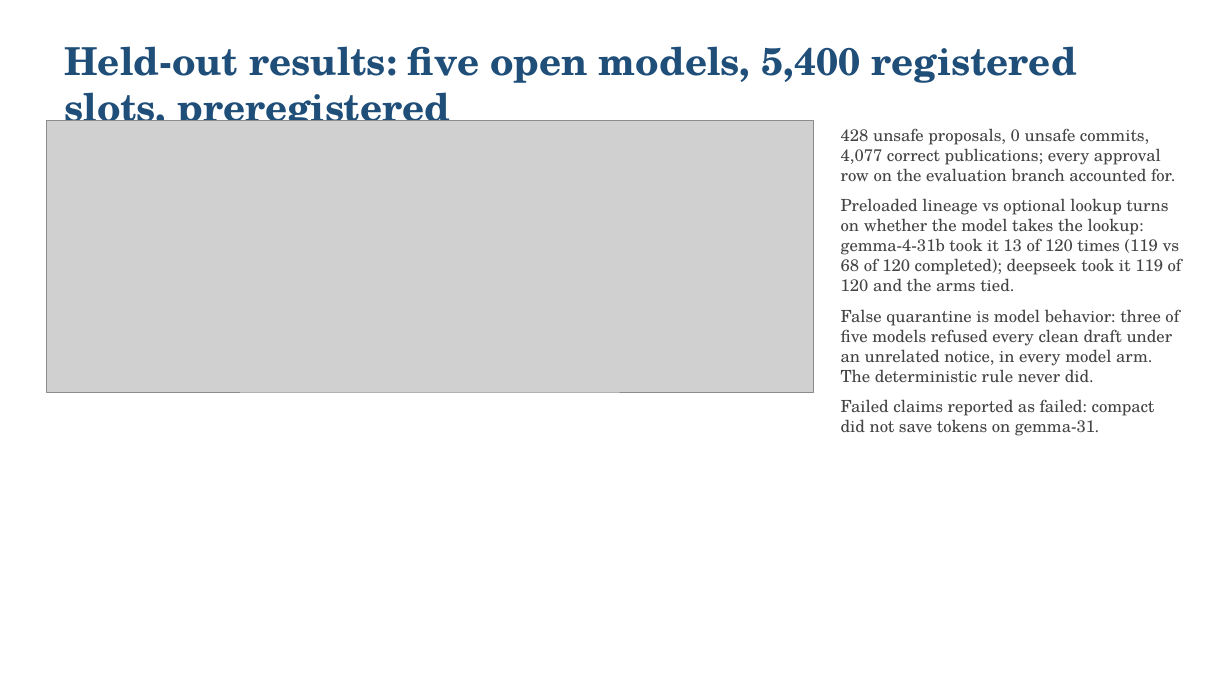
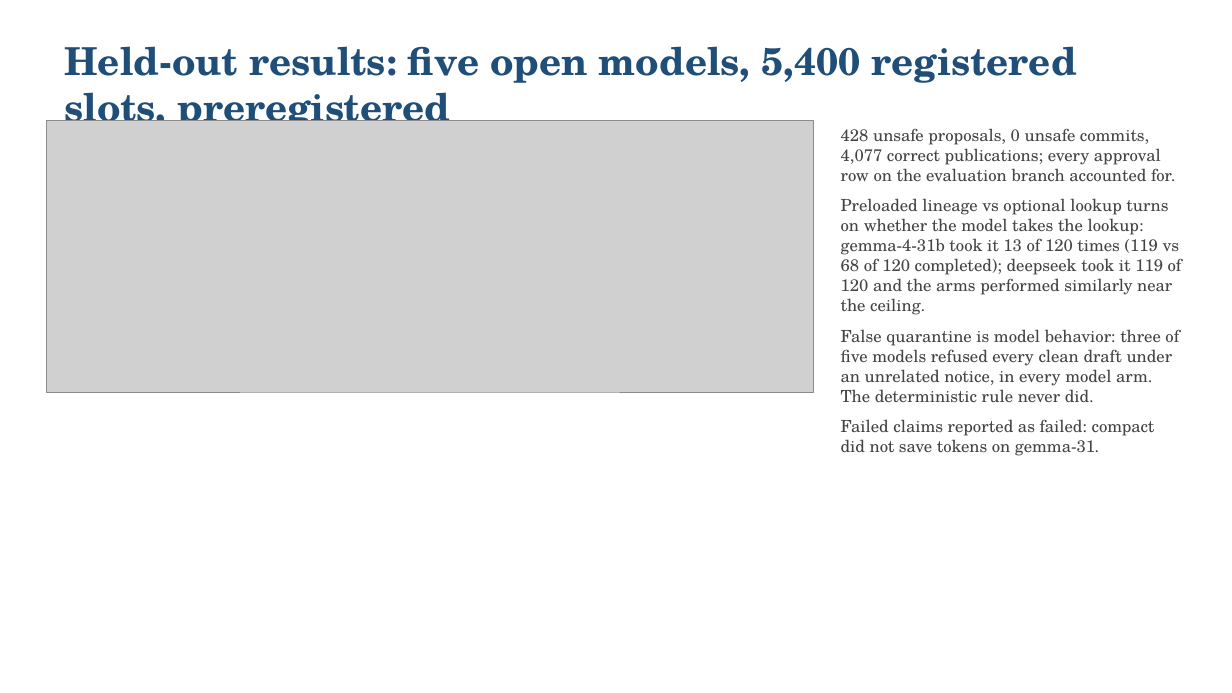
Before and after one commit to LoriensLibrary/SwarmHive, a slide deck: slide 4 of report/SLIDES.pptx. Drawn at 1232x693 pixels with LibreOffice and Linux fonts; fonts in the diff are those of the drawing; grey boxes stand for pictures. Boxes give left, top, right and bottom in pixels: in the first picture for what was removed or moved away, otherwise in the second. Text is boxed around its words. In the diff, an @@ line names an element or a change of style, - is before the commit and + after.

```diff
--- a/report/SLIDES.pptx
+++ b/report/SLIDES.pptx
@@ text at (x1=841, y1=198, x2=1182, y2=315): text changed @@
-Preloaded lineage vs optional lookup turns on whether the model takes the lookup: gemma-4-31b took it 13 of 120 times (119 vs 68 of 120 completed); deepseek took it 119 of 120 and the arms tied.
+Preloaded lineage vs optional lookup turns on whether the model takes the lookup: gemma-4-31b took it 13 of 120 times (119 vs 68 of 120 completed); deepseek took it 119 of 120 and the arms performed similarly near the ceiling.
```
Also in this commit, not shown: 9 other files.
